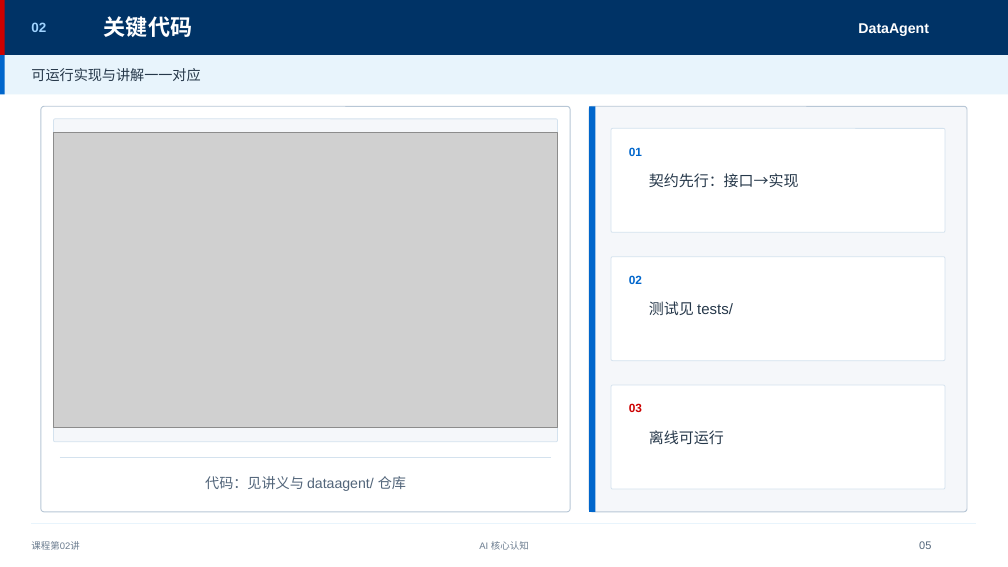
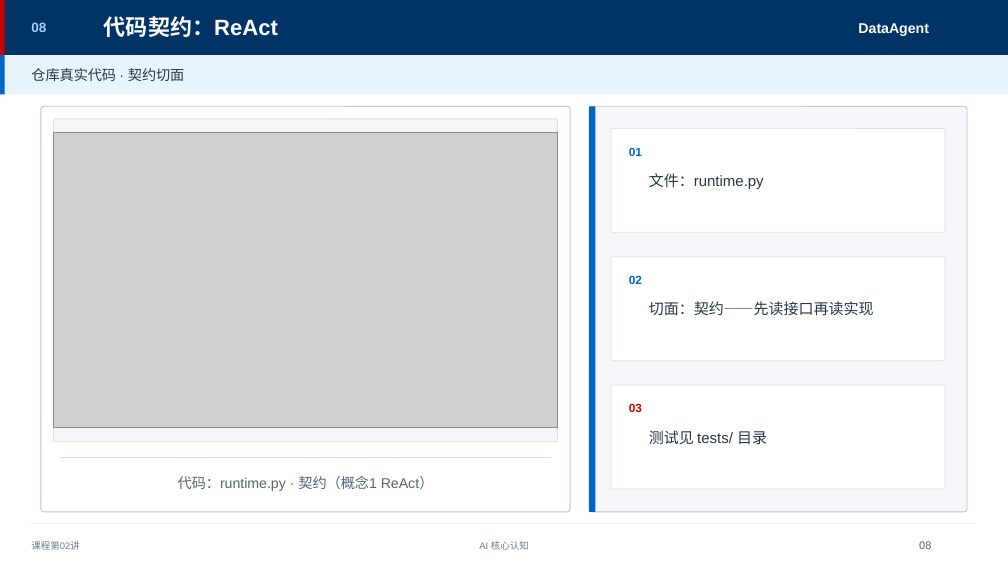
Before and after one commit to tianqiongenze/enterprise-ai-agent-architecture, a slide deck: slide 8 of chapters/pptx/part01/第02讲-从 Agent 本质到核心范式·Autono.pptx (slide 5 before the commit). Drawn at 1008x567 pixels with LibreOffice and Linux fonts; fonts in the diff are those of the drawing; grey boxes stand for pictures. Boxes give left, top, right and bottom in pixels: in the first picture for what was removed or moved away, otherwise in the second. Text is boxed around its words. In the diff, an @@ line names an element or a change of style, - is before the commit and + after.

```diff
--- a/chapters/pptx/part01/第02讲-从 Agent 本质到核心范式·Autono.pptx
+++ b/chapters/pptx/part01/第02讲-从 Agent 本质到核心范式·Autono.pptx
@@ text at (31,23,46,32): text changed @@
-02
+08
@@ text at (104,16,278,37): text changed @@
-关键代码
+代码契约：ReAct
@@ text at (31,68,184,81): text changed @@
-可运行实现与讲解一一对应
+仓库真实代码 · 契约切面
@@ text at (649,173,764,189): text changed @@
-契约先行：接口→实现
+文件：runtime.py
@@ text at (649,301,874,316): text changed @@
-测试见 tests/
+切面：契约——先读接口再读实现
@@ text at (649,430,767,445): text changed @@
-离线可运行
+测试见 tests/ 目录
@@ text at (178,476,434,491): text changed @@
-代码：见讲义与 dataagent/ 仓库
+代码：runtime.py · 契约（概念1 ReAct）
```
Also in this commit, not shown: 4 other slides changed, 67 slides added, 2 slides removed, 44 other files.
